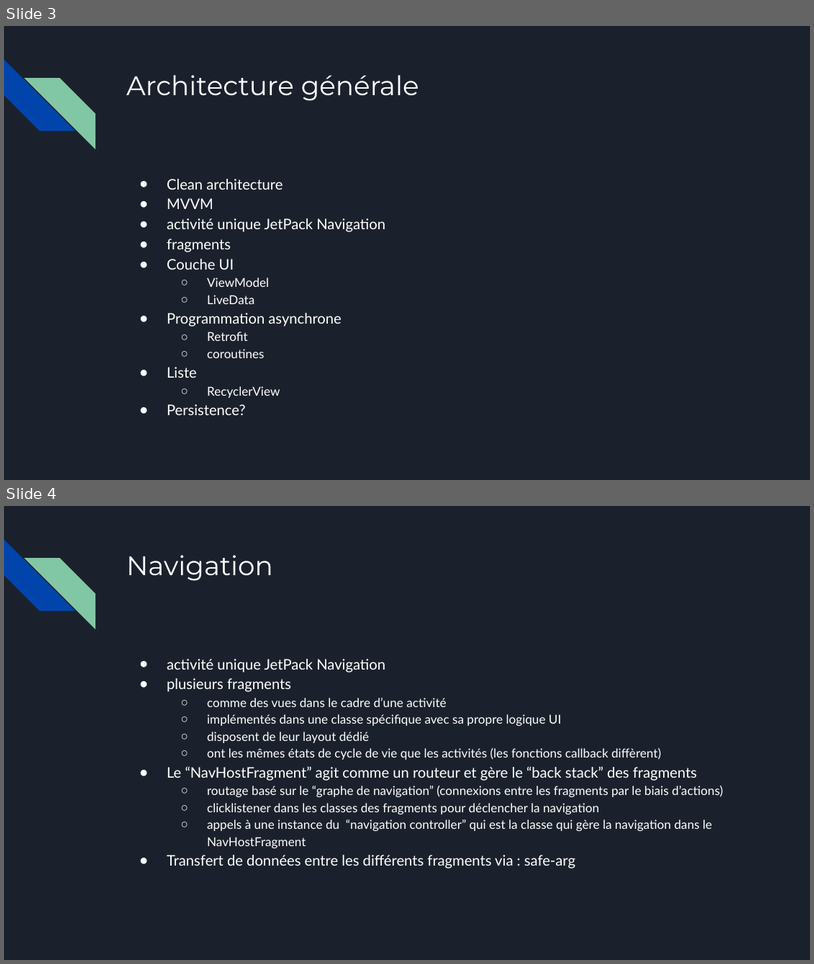
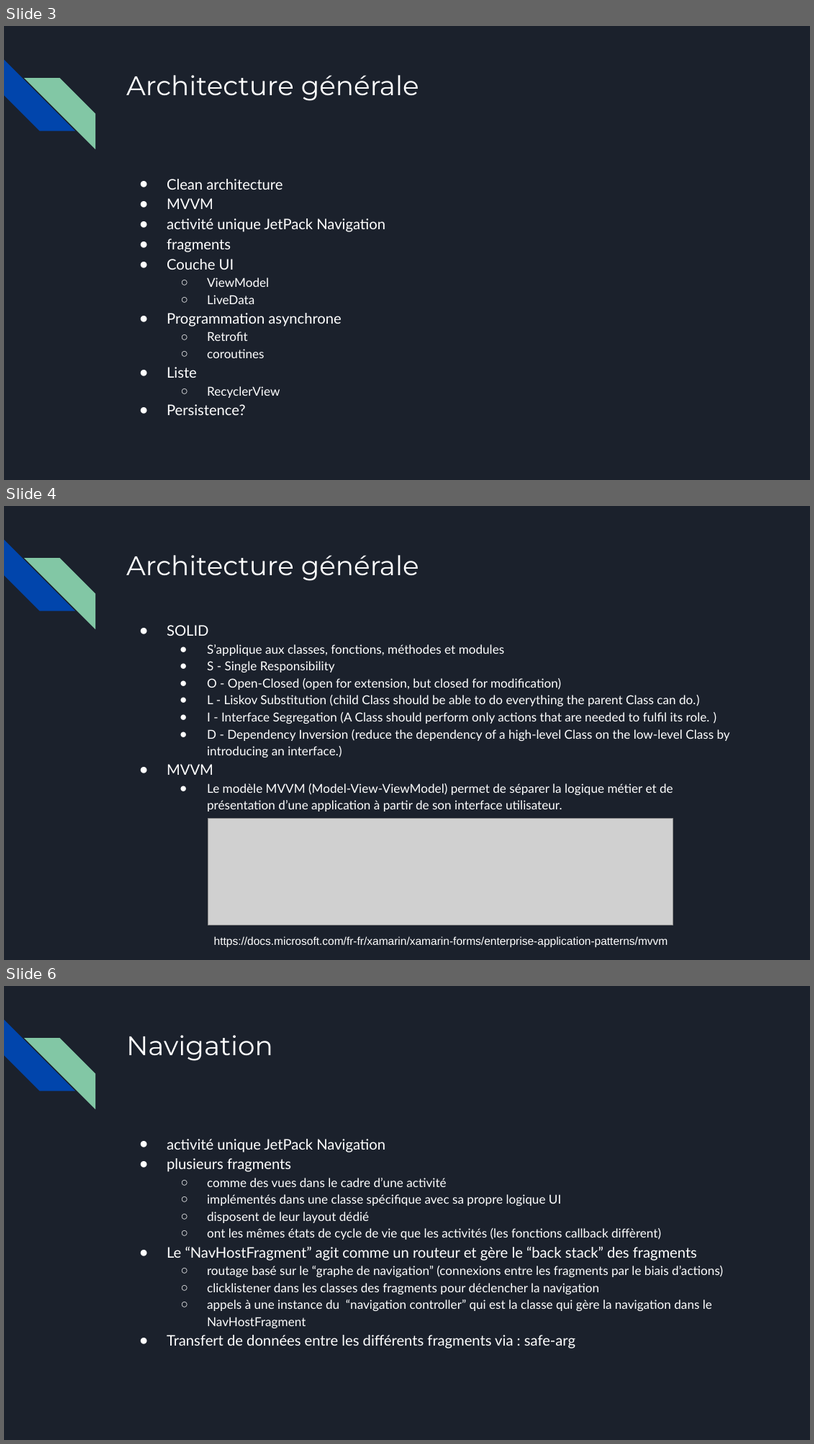
Before and after one commit to mofobo/food-scanner, a slide deck: presentation/food-scanner.pptx. Shown one above the other, each under a label of ours: slides 3 and 4 before the commit, slides 3, 4 and 6 after it; the slides between them are not shown. The pictures are 814x964 and 814x1444 pixels, drawn with LibreOffice and Linux fonts; fonts in the diff are those of the drawing; grey boxes stand for pictures. Boxes give left, top, right and bottom in pixels: in the first picture for what was removed or moved away, otherwise in the second. Text is boxed around its words. In the diff, an @@ line names an element or a change of style, - is before the commit and + after.

Commit message:
Add architecture slides

```diff
--- a/presentation/food-scanner.pptx
+++ b/presentation/food-scanner.pptx
@@ slide 4 added at (x1=4, y1=506, x2=810, y2=960), background #1B212C; not listed: 2 template elements that a slide beside it also shows @@
@@ title added at (x1=126, y1=555, x2=419, y2=581), 24 pt, text #FFFFFF @@
+Architecture générale
@@ text added at (x1=167, y1=625, x2=730, y2=811), 11 pt, text #FFFFFF @@
+● SOLID
+  ● S’applique aux classes, fonctions, méthodes et modules
+  ● S - Single Responsibility
+  ● O - Open-Closed (open for extension, but closed for modification)
+  ● L - Liskov Substitution (child Class should be able to do everything the parent Class can do.)
+  ● I - Interface Segregation (A Class should perform only actions that are needed to fulfil its role. )
+  ● D - Dependency Inversion (reduce the dependency of a high-level Class on the low-level Class by introducing an interface.)
+● MVVM
+  ● Le modèle MVVM (Model-View-ViewModel) permet de séparer la logique métier et de présentation d’une application à partir de son interface utilisateur.
@@ picture added at (x1=208, y1=818, x2=674, y2=924) @@
@@ text added at (x1=214, y1=936, x2=669, y2=947), 10 pt, text #FFFFFF @@
+https://docs.microsoft.com/fr-fr/xamarin/xamarin-forms/enterprise-application-patterns/mvvm
@@ what was slide 4 is now slide 6 @@
```
Also in this commit, not shown: 2 other slides added.
